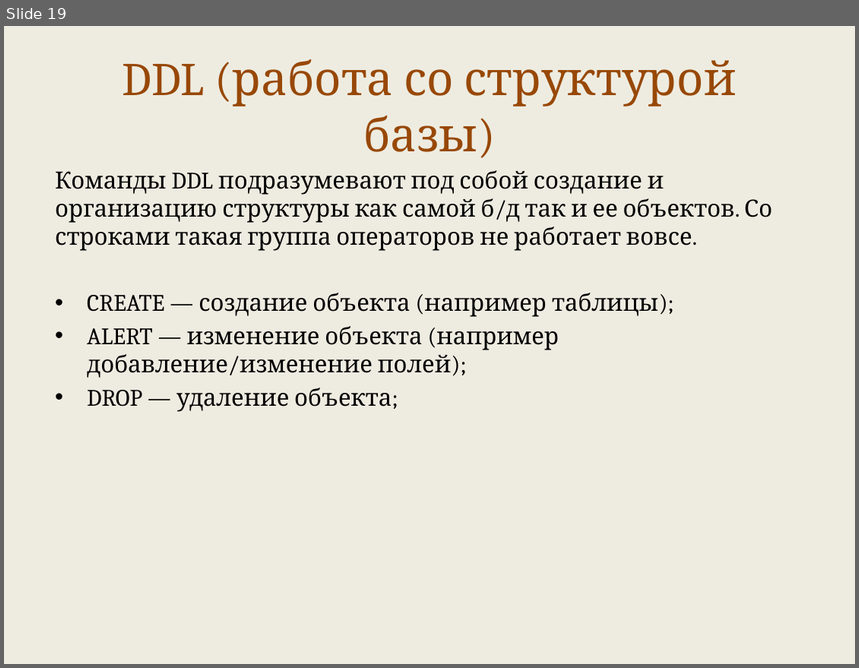
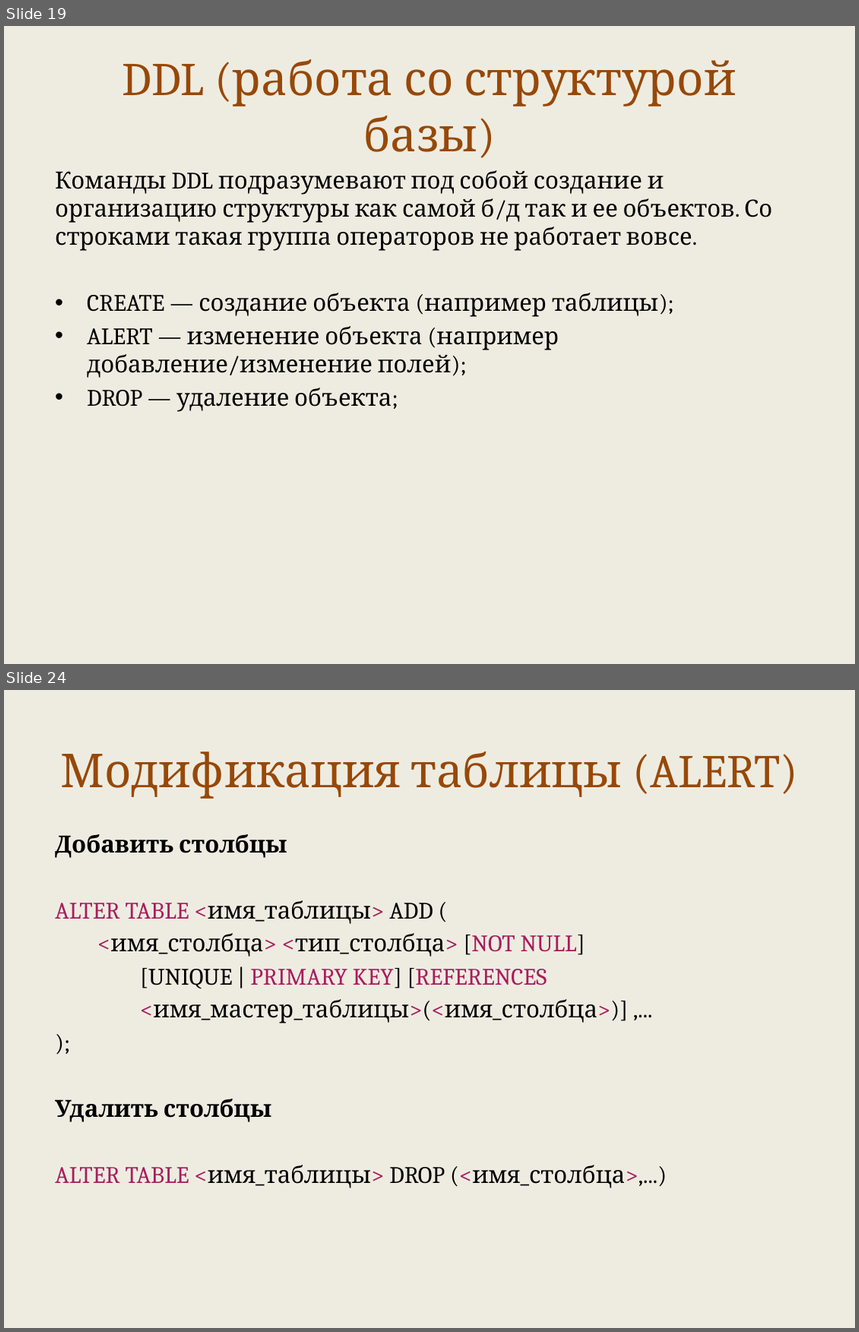
Before and after one commit to maxchv/LearnPython, a slide deck: week12/sql.pptx. Shown one above the other, each under a label of ours: slide 19 before the commit, slides 19 and 24 after it; the slides between them are not shown. The pictures are 859x668 and 859x1332 pixels, drawn with LibreOffice and Linux fonts; fonts in the diff are those of the drawing. Boxes give left, top, right and bottom in pixels: in the first picture for what was removed or moved away, otherwise in the second. Text is boxed around its words. In the diff, an @@ line names an element or a change of style, - is before the commit and + after.

```diff
--- a/week12/sql.pptx
+++ b/week12/sql.pptx
@@ slide 24 added at [4, 690, 855, 1328], background #EEECE1 @@
@@ title added at [61, 752, 799, 799], 39.6 pt, text #984807 @@
+Модификация таблицы (ALERT)
@@ text added at [55, 834, 667, 1189], 20 pt, text #000000 @@
+Добавить столбцы
+ALTER TABLE <имя_таблицы> ADD (
+<имя_столбца> <тип_столбца> [NOT NULL]
+[UNIQUE | PRIMARY KEY] [REFERENCES
+<имя_мастер_таблицы>(<имя_столбца>)] ,...
+);
+Удалить столбцы
+ALTER TABLE <имя_таблицы> DROP (<имя_столбца>,...)
```
Also in this commit, not shown: 1 slide changed, 16 other slides added, 1 slide removed, 8 other files.
